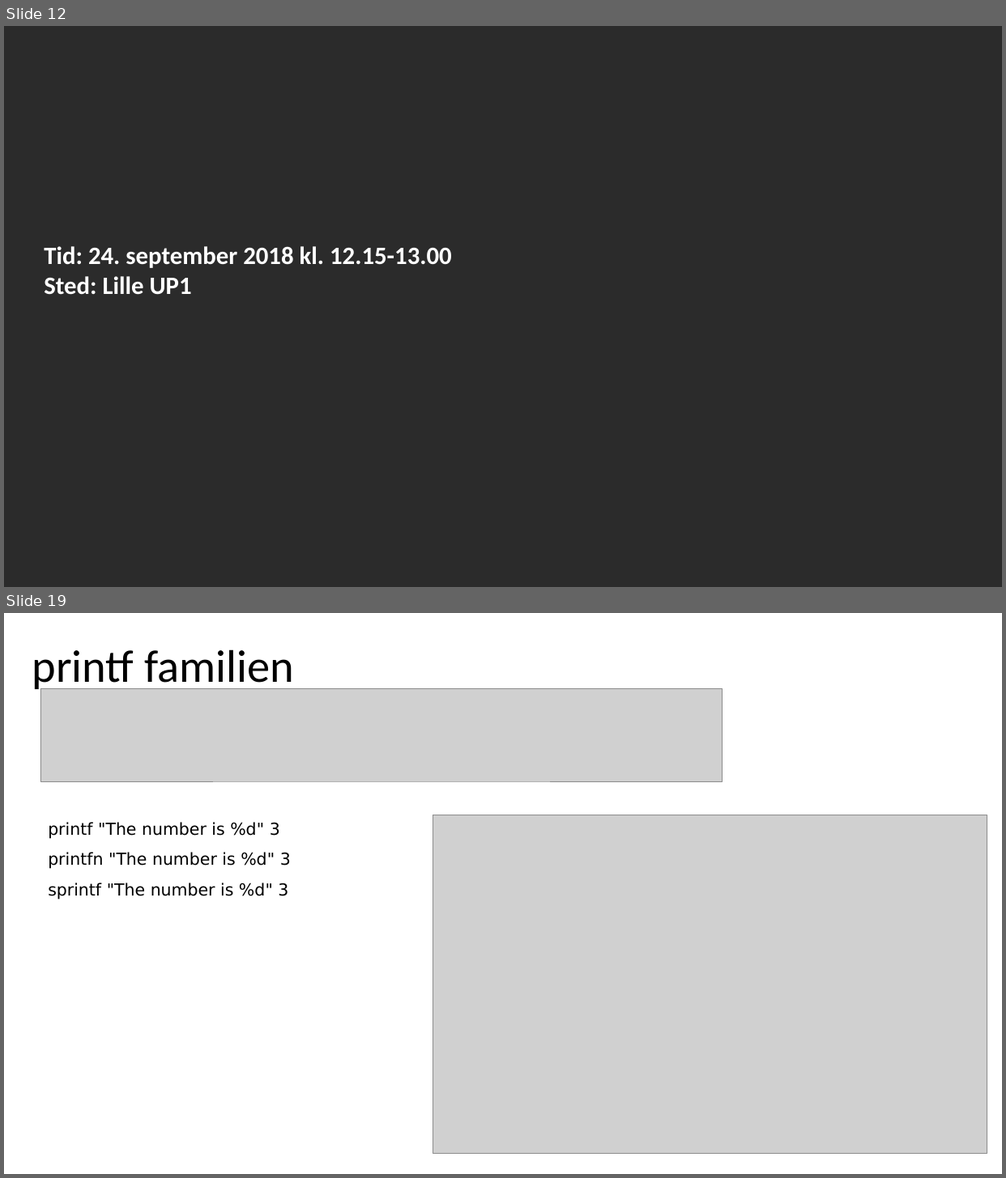
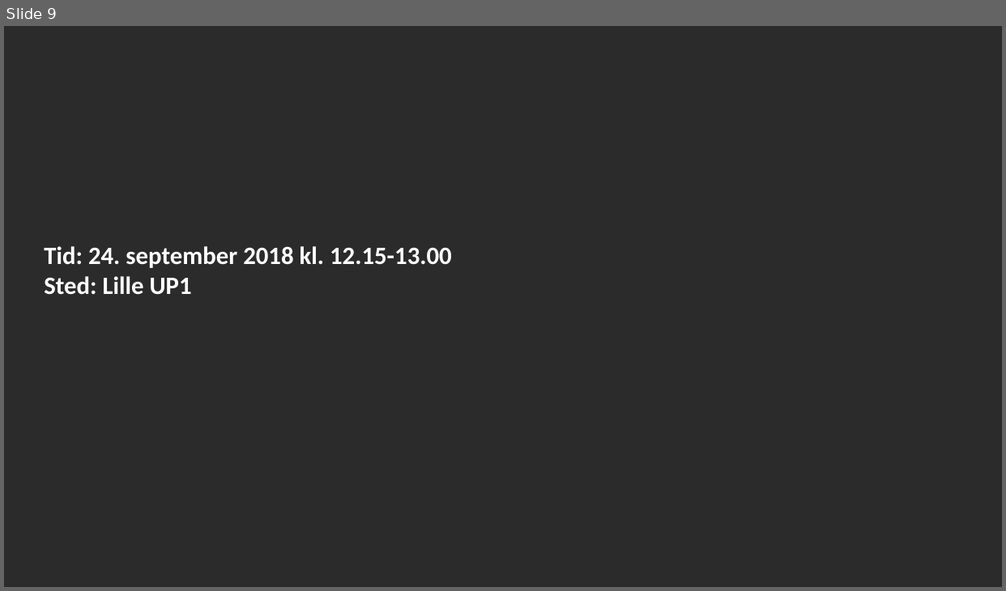
Before and after one commit to fisterloegsovs/pop22, a slide deck: lectures/3.3ConditionalsTuplesNFunctions/lecture.pptx. Shown one above the other, each under a label of ours: slides 12 and 19 before the commit, slide 9 after it; the slides between them are not shown. The pictures are 1006x1178 and 1006x591 pixels, drawn with LibreOffice and Linux fonts; fonts in the diff are those of the drawing; grey boxes stand for pictures; background and template pictures are left out; a plain dark background stands for a picture behind light text. Boxes give left, top, right and bottom in pixels: in the first picture for what was removed or moved away, otherwise in the second. Text is boxed around its words. In the diff, an @@ line names an element or a change of style, - is before the commit and + after.

```diff
--- a/lectures/3.3ConditionalsTuplesNFunctions/lecture.pptx
+++ b/lectures/3.3ConditionalsTuplesNFunctions/lecture.pptx
@@ slide 19 removed at bbox=[4, 613, 1002, 1174], background #FFFFFF @@
@@ title removed at bbox=[32, 649, 294, 693] @@
-printf familien
@@ picture removed at bbox=[40, 689, 722, 782] @@
@@ text removed at bbox=[48, 822, 291, 900] @@
-printf "The number is %d" 3
-printfn "The number is %d" 3
-sprintf "The number is %d" 3
@@ picture removed at bbox=[433, 815, 987, 1153] @@
@@ what was slide 12 is now slide 9 @@
```
Also in this commit, not shown: 2 slides changed, 1 slide added, 11 other slides removed, 3 other files.
